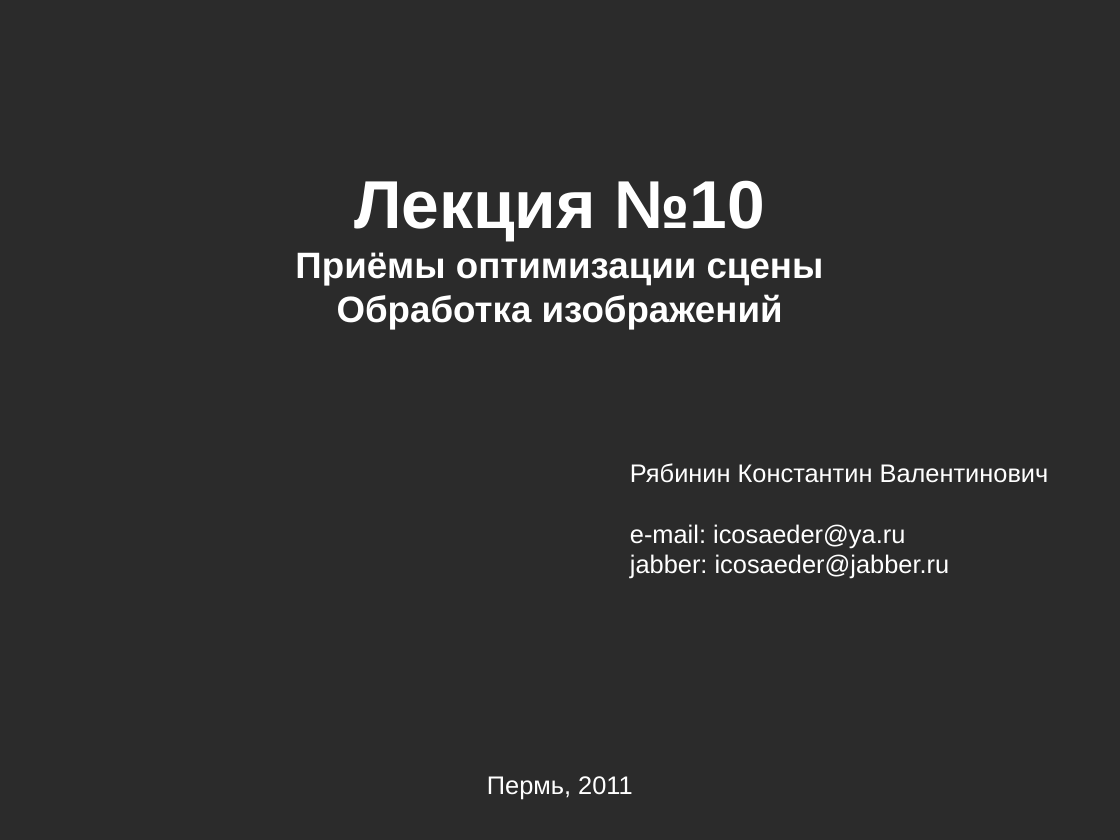
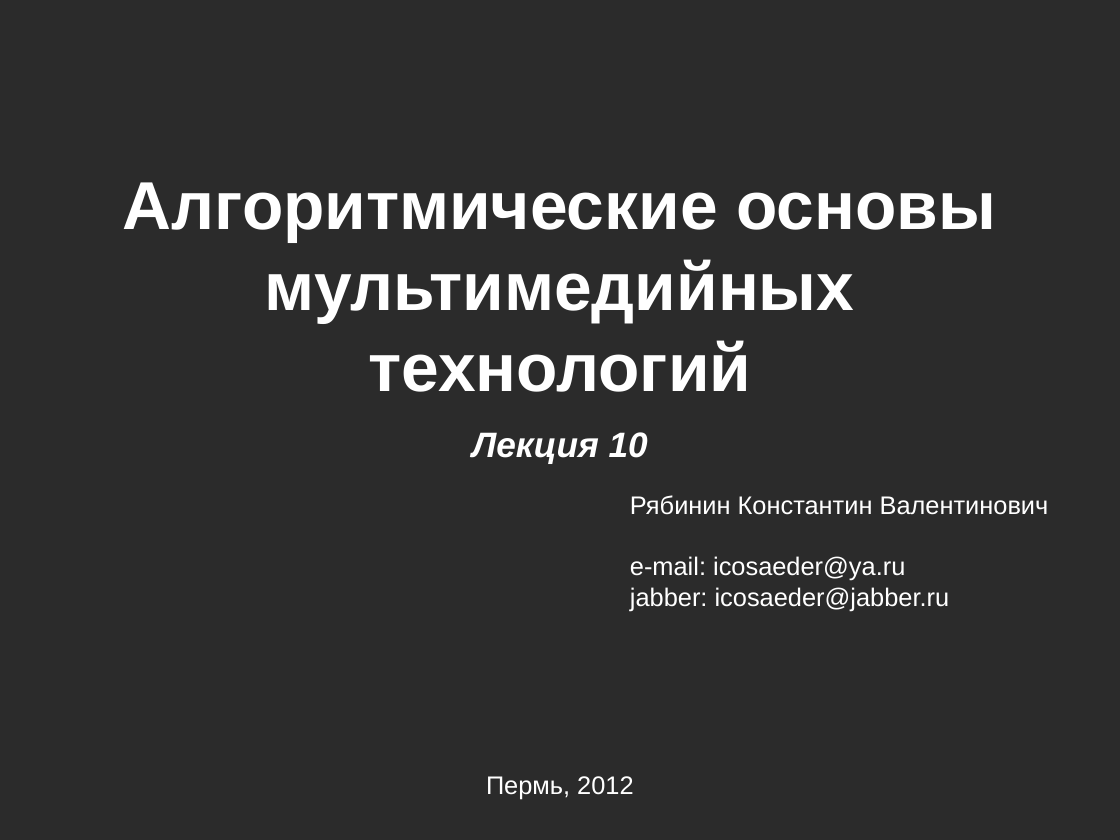
Before and after one commit to icosaeder/mmtech-lect, a slide deck: slide 1 of Лекции/Лекция №10/Лекция №10.odp. Drawn at 1120x840 pixels with LibreOffice and Linux fonts; fonts in the diff are those of the drawing; background and template pictures are left out; a plain dark background stands for a picture behind light text. Boxes give left, top, right and bottom in pixels: in the first picture for what was removed or moved away, otherwise in the second. Text is boxed around its words. In the diff, an @@ line names an element or a change of style, - is before the commit and + after.

Commit message:
update lecture 10

```diff
--- a/Лекции/Лекция №10/Лекция №10.odp
+++ b/Лекции/Лекция №10/Лекция №10.odp
@@ text added at (x1=123, y1=182, x2=996, y2=463), 48 pt, text #FFFFFF, bold @@
+Алгоритмические основы мультимедийных технологий
+Лекция 10
@@ text removed at (x1=295, y1=180, x2=824, y2=330) @@
-Лекция №10
-Приёмы оптимизации сцены
-Обработка изображений
@@ text "Рябинин Константин Валентинович" moved from (x1=630, y1=463, x2=1049, y2=579) to (x1=630, y1=495, x2=1049, y2=611) @@
@@ text at (x1=486, y1=776, x2=633, y2=800): text changed @@
-Пермь, 2011
+Пермь, 2012
```
Also in this commit, not shown: 1 other slide changed, 4 slides added, 1 other file.
